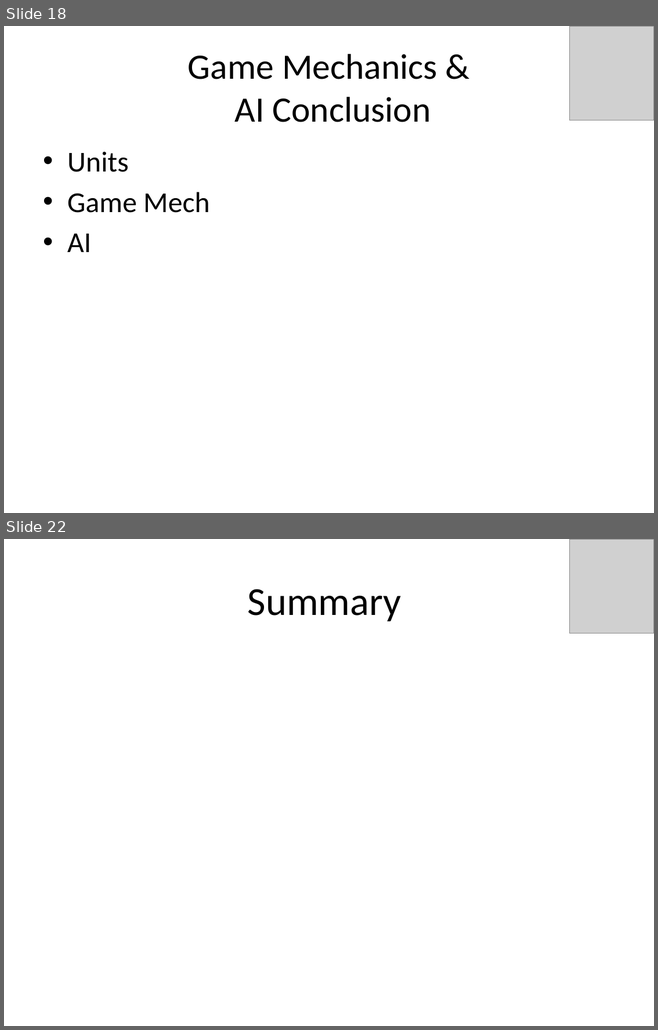
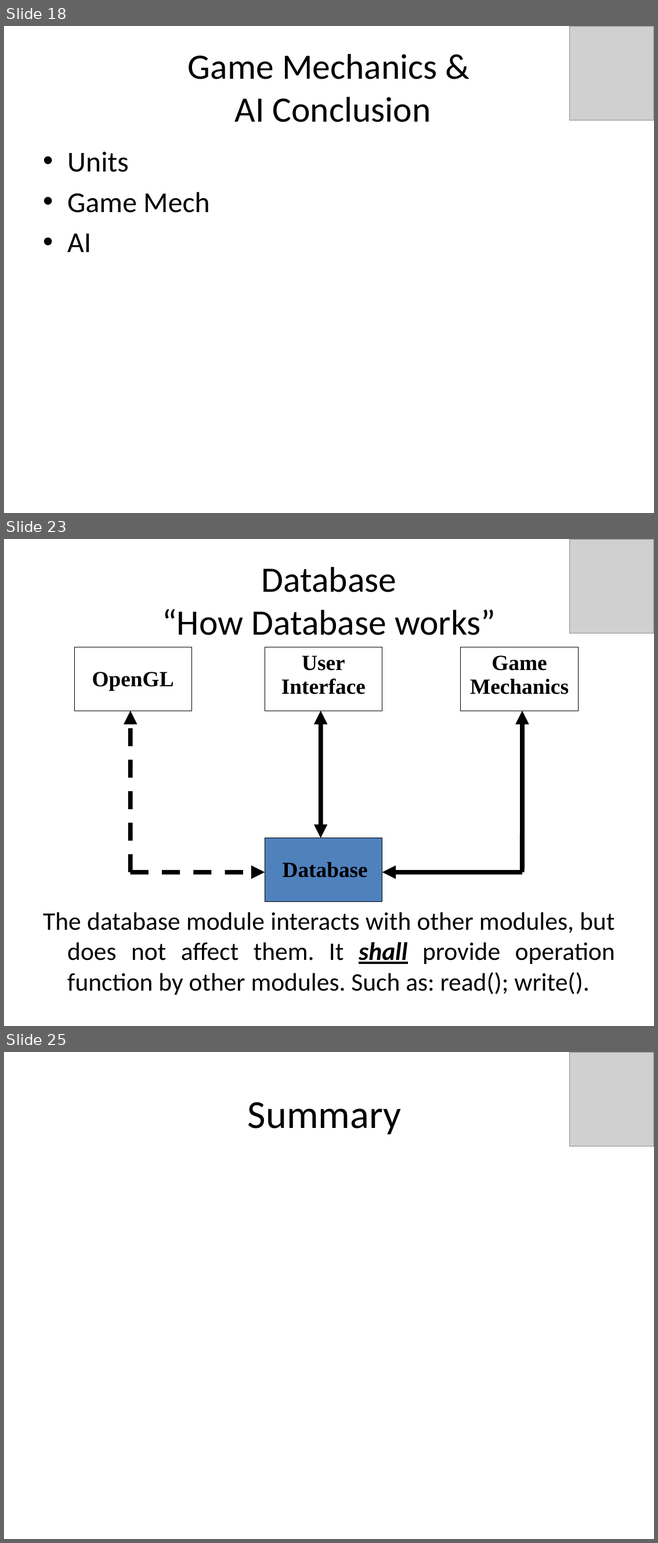
Before and after one commit to idxExtropy/duel-reality, a slide deck: Docs/DUEL REALITY .pptx. Shown one above the other, each under a label of ours: slides 18 and 22 before the commit, slides 18, 23 and 25 after it; the slides between them are not shown. The pictures are 658x1030 and 658x1543 pixels, drawn with LibreOffice and Linux fonts; fonts in the diff are those of the drawing; grey boxes stand for pictures. Boxes give left, top, right and bottom in pixels: in the first picture for what was removed or moved away, otherwise in the second. Text is boxed around its words. In the diff, an @@ line names an element or a change of style, - is before the commit and + after.

Commit message:
with database updating

```diff
--- a/Docs/DUEL REALITY .pptx
+++ b/Docs/DUEL REALITY .pptx
@@ slide 23 added at (4, 539, 654, 1026), background #FFFFFF @@
@@ picture added at (569, 539, 654, 633) @@
@@ title added at (162, 567, 496, 635), 39.6 pt, text #000000 @@
+Database
+“How Database works”
@@ group added at (74, 647, 578, 901): 4 rectangles, 4 arrows, 4 texts, 1 double arrow @@
+Database
+OpenGL
+User
+Interface
+Game
+Mechanics
@@ text added at (43, 912, 615, 995), 28 pt, text #000000 @@
+The database module interacts with other modules, but does not affect them. It shall provide operation function by other modules. Such as: read(); write().
@@ what was slide 22 is now slide 25 @@
```
Also in this commit, not shown: 5 other slides added, 3 slides removed.
